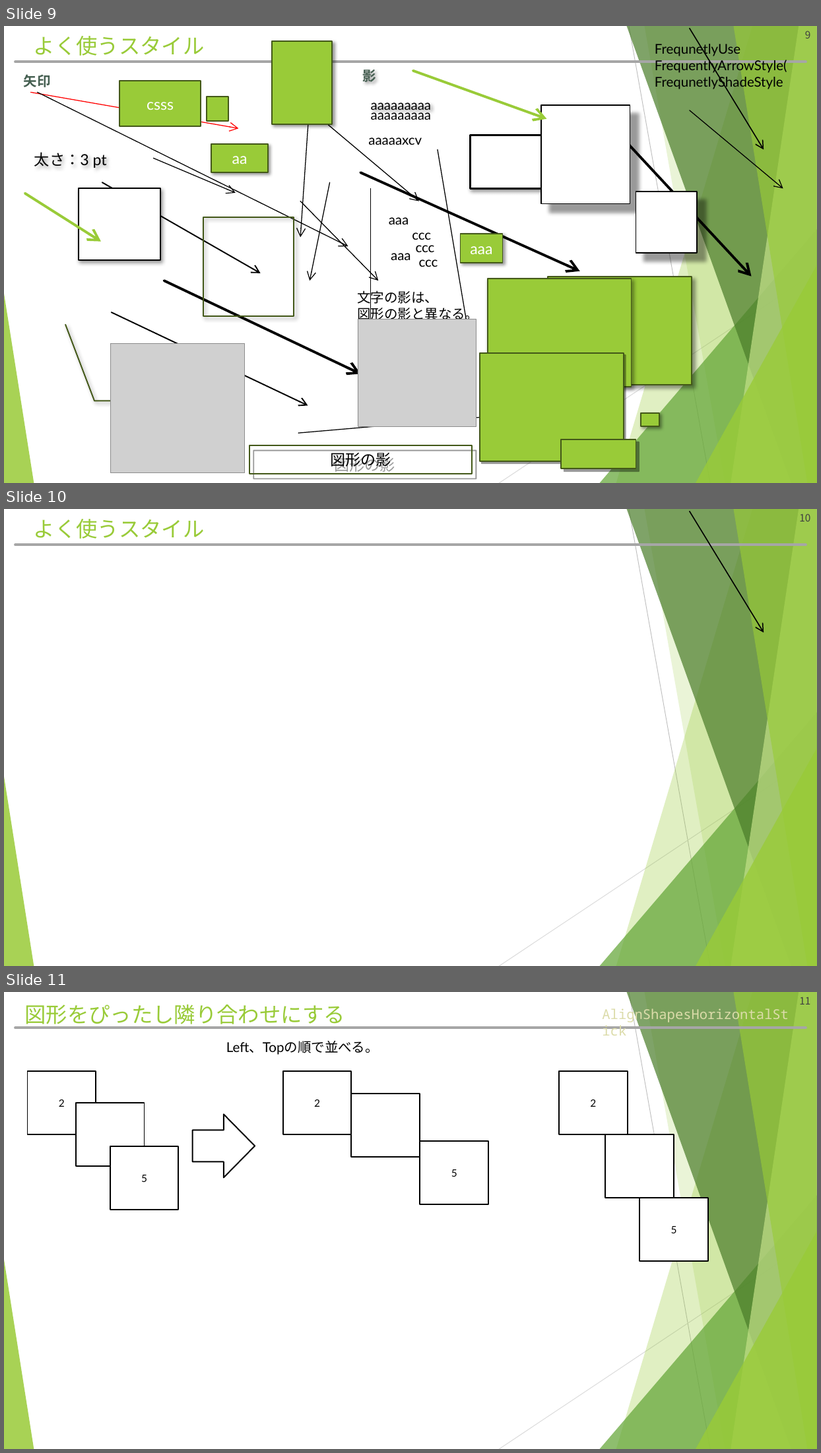
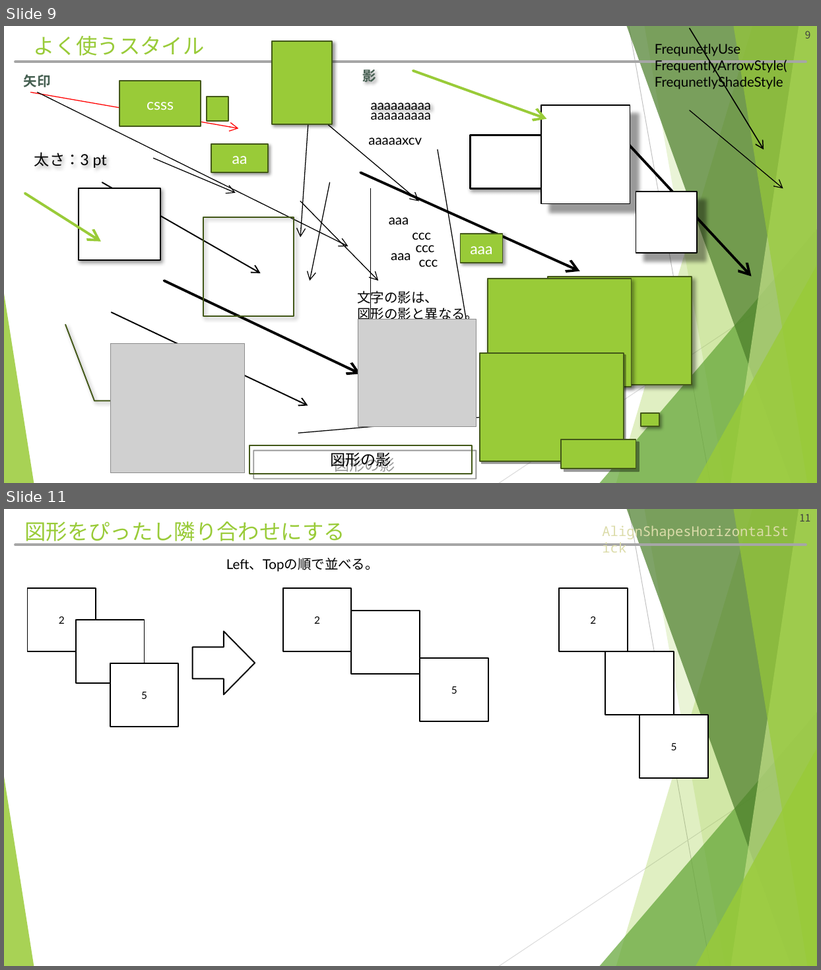
Before and after one commit to hitsuji-ga-u/pawapo, a slide deck: slide/customUI_debug.pptm. Shown one above the other, each under a label of ours: slides 9, 10 and 11 before the commit, slides 9 and 11 after it; the slides between them are not shown. The pictures are 821x1453 and 821x970 pixels, drawn with LibreOffice and Linux fonts; fonts in the diff are those of the drawing; grey boxes stand for pictures. Boxes give left, top, right and bottom in pixels: in the first picture for what was removed or moved away, otherwise in the second. Text is boxed around its words. In the diff, an @@ line names an element or a change of style, - is before the commit and + after.

```diff
--- a/slide/customUI_debug.pptm
+++ b/slide/customUI_debug.pptm
@@ slide 10 removed at [4, 509, 817, 966], background #FFFFFF; not listed: 12 template elements that a slide beside it also shows @@
@@ title removed at [34, 519, 205, 539] @@
-よく使うスタイル
@@ arrow removed from (690, 512) to (764, 633) @@
```
Also in this commit, not shown: 1 slide changed, 1 slide added, 8 other files.
